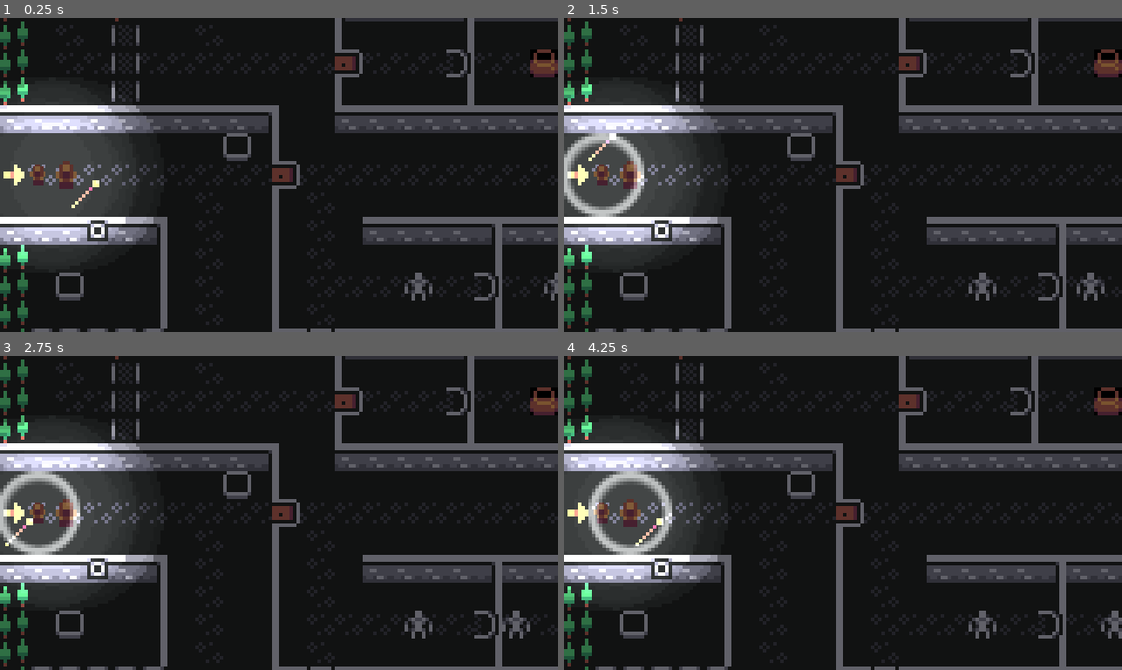
Above: before the commit, frames 1-4 (two rows, left to right).
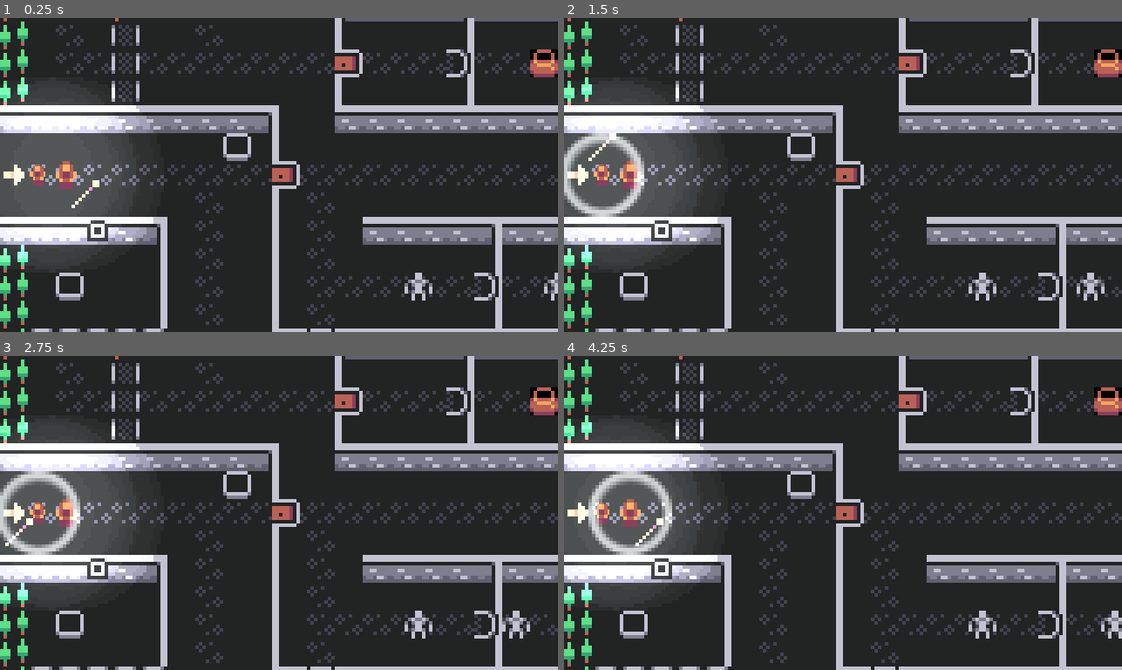
Above: after the commit, the same moments.

Repository: xphere/moonwitches
Game: Godot game, scene res://screens/Main.tscn
Same seed, same stepped clock (60 frames per second), same inputs: the game is played once before the commit and once after it. Before the commit the project starts from res://screens/CameraSetup.tscn.
Inputs:
- Up to frame 1 (0.25 s): no input
- Up to frame 2 (1.5 s): tap Enter (activate_scepter) at 0.5 s; hold G (change_group) 0.53-1.28 s; hold Enter (activate_scepter) 0.53-1.28 s; tap Space (pass_scepter) at 1.35 s
- Up to frame 3 (2.75 s): hold G (change_group) from 2.03 s (still down); hold Enter (activate_scepter) from 2.03 s (still down)
- Up to frame 4 (4.25 s): release Enter (activate_scepter) at 2.78 s; tap Space (pass_scepter) at 2.85 s; release G (change_group) at 3.53 s; hold Enter (activate_scepter) from 3.53 s (still down)

The runs differ from the first frame. In frame 1, 21% of the frame differs, in the area x 0-100%, y 0-100%; in frame 2, 21%; in frame 3, 21%; in frame 4, 21%.

Commit message:
dialog system + autoload

Diff:
--- a/characters/enemy/state/Walking.gd
+++ b/characters/enemy/state/Walking.gd
@@ -8,7 +8,7 @@
 	destination = board["destination"] if board.has("destination") else owner.global_position
 
 
-func update(delta: float, board: Dictionary) -> void:
+func update(_delta: float, _board: Dictionary) -> void:
 	var enemy := owner as Enemy
 
 	var target := enemy.search_target()
--- a/project.godot
+++ b/project.godot
@@ -19,10 +19,20 @@
 "language": "GDScript",
 "path": "res://mechanics/device/Device.gd"
 }, {
+"base": "NinePatchRect",
+"class": "Dialog",
+"language": "GDScript",
+"path": "res://screens/dialog/Dialog.gd"
+}, {
 "base": "KinematicBody2D",
 "class": "Enemy",
 "language": "GDScript",
 "path": "res://characters/enemy/Enemy.gd"
+}, {
+"base": "CanvasItem",
+"class": "Scene",
+"language": "GDScript",
+"path": "res://screens/scene/Scene.gd"
 }, {
 "base": "Node",
 "class": "State",
@@ -37,7 +47,9 @@
 _global_script_class_icons={
 "Behaviour": "",
 "Device": "",
+"Dialog": "",
 "Enemy": "",
+"Scene": "",
 "State": "",
 "StateMachine": ""
 }
@@ -45,8 +57,16 @@
 [application]
 
 config/name="Game-off- 2020"
-run/main_scene="res://screens/CameraSetup.tscn"
+run/main_scene="res://screens/Main.tscn"
 config/icon="res://icon.png"
+
+[autoload]
+
+Game="*res://screens/game/Game.tscn"
+
+[debug]
+
+gdscript/warnings/return_value_discarded=false
 
 [display]
 
--- /dev/null
+++ b/screens/Main.gd
@@ -0,0 +1,5 @@
+extends Node
+
+
+func _ready() -> void:
+	Game.scene.load("res://levels/test/Test.tscn")
--- /dev/null
+++ b/screens/Main.tscn
@@ -0,0 +1,6 @@
+[gd_scene load_steps=2 format=2]
+
+[ext_resource path="res://screens/Main.gd" type="Script" id=1]
+
+[node name="Main" type="Node"]
+script = ExtResource( 1 )
--- /dev/null
+++ b/screens/dialog/Dialog.gd
@@ -0,0 +1,28 @@
+extends NinePatchRect
+class_name Dialog
+
+signal completed();
+
+export(float) var characters_per_second := 6.0
+
+onready var _name := $MarginContainer/HBoxContainer/Name
+onready var _text := $MarginContainer/HBoxContainer/Text
+onready var _animation := $MarginContainer/Outer/Inner/AnimationPlayer
+
+
+func _ready() -> void:
+	if owner:
+		visible = false
+
+
+func text(name: String, text: String, speed: float = 1.0) -> void:
+	_name.text = name
+	_text.text = text
+	_animation.playback_speed = characters_per_second * speed / text.length();
+	_animation.play("Play")
+	visible = true
+
+
+func _on_AnimationPlayer_animation_finished(_anim_name: String) -> void:
+	emit_signal("completed")
+	visible = false
--- /dev/null
+++ b/screens/dialog/Dialog.tscn
@@ -0,0 +1,163 @@
+[gd_scene load_steps=11 format=2]
+
+[ext_resource path="res://assets/LoSumires-2X8l.ttf" type="DynamicFontData" id=1]
+[ext_resource path="res://assets/prototype.png" type="Texture" id=2]
+[ext_resource path="res://screens/dialog/Dialog.gd" type="Script" id=3]
+
+[sub_resource type="AtlasTexture" id=1]
+atlas = ExtResource( 2 )
+region = Rect2( 36, 54, 26, 26 )
+
+[sub_resource type="DynamicFont" id=6]
+outline_size = 1
+outline_color = Color( 0.392157, 0.462745, 0.909804, 1 )
+extra_spacing_bottom = -2
+extra_spacing_char = -1
+extra_spacing_space = -1
+font_data = ExtResource( 1 )
+
+[sub_resource type="DynamicFont" id=7]
+outline_size = 1
+outline_color = Color( 0, 0.223529, 0.52549, 1 )
+extra_spacing_bottom = -2
+extra_spacing_char = -1
+extra_spacing_space = -1
+font_data = ExtResource( 1 )
+
+[sub_resource type="Shader" id=2]
+code = "shader_type canvas_item;
+render_mode blend_mix;
+
+uniform float progress : hint_range(0.0, 1.0) = 0.0;
+uniform float radius : hint_range(0.0, 1.0) = 0.3;
+uniform vec4 background : hint_color;
+
+void fragment() {
+	vec2 vec = UV - vec2(0.5);
+	COLOR.a = step(length(vec), radius);
+	COLOR.rgb = mix(background.rgb, COLOR.rgb, step(180.0 + degrees(atan(-vec.x, vec.y)), 360.0 * progress));
+}"
+
+[sub_resource type="ShaderMaterial" id=3]
+shader = SubResource( 2 )
+shader_param/progress = 1.0
+shader_param/radius = 0.475
+shader_param/background = Color( 1, 1, 1, 1 )
+
+[sub_resource type="ShaderMaterial" id=4]
+shader = SubResource( 2 )
+shader_param/progress = 0.0
+shader_param/radius = 0.4
+shader_param/background = Color( 0, 0.223529, 0.52549, 1 )
+
+[sub_resource type="Animation" id=5]
+resource_name = "Play"
+tracks/0/type = "value"
+tracks/0/path = NodePath(".:material:shader_param/progress")
+tracks/0/interp = 1
+tracks/0/loop_wrap = true
+tracks/0/imported = false
+tracks/0/enabled = true
+tracks/0/keys = {
+"times": PoolRealArray( 0, 1 ),
+"transitions": PoolRealArray( 1, 1 ),
+"update": 0,
+"values": [ 0.0, 1.0 ]
+}
+
+[node name="Dialog" type="NinePatchRect"]
+anchor_left = 0.5
+anchor_top = 1.0
+anchor_right = 0.5
+anchor_bottom = 1.0
+margin_left = -160.0
+margin_top = -50.0
+margin_right = 160.0
+rect_min_size = Vector2( 320, 50 )
+rect_clip_content = true
+texture = SubResource( 1 )
+region_rect = Rect2( 0, 0, 26, 26 )
+patch_margin_left = 9
+patch_margin_top = 16
+patch_margin_right = 9
+patch_margin_bottom = 9
+axis_stretch_horizontal = 2
+axis_stretch_vertical = 2
+script = ExtResource( 3 )
+__meta__ = {
+"_edit_use_anchors_": false
+}
+
+[node name="MarginContainer" type="Control" parent="."]
+anchor_right = 1.0
+anchor_bottom = 1.0
+margin_left = 6.0
+margin_top = 2.0
+margin_right = -4.0
+margin_bottom = -4.0
+__meta__ = {
+"_edit_use_anchors_": false
+}
+
+[node name="HBoxContainer" type="VBoxContainer" parent="MarginContainer"]
+anchor_right = 1.0
+anchor_bottom = 1.0
+custom_constants/separation = 0
+__meta__ = {
+"_edit_use_anchors_": false
+}
+
+[node name="Name" type="Label" parent="MarginContainer/HBoxContainer"]
+margin_right = 310.0
+margin_bottom = 14.0
+rect_min_size = Vector2( 0, 14 )
+custom_fonts/font = SubResource( 6 )
+text = "Actor"
+__meta__ = {
+"_edit_use_anchors_": false
+}
+
+[node name="Text" type="Label" parent="MarginContainer/HBoxContainer"]
+margin_top = 14.0
+margin_right = 310.0
+margin_bottom = 26.0
+custom_fonts/font = SubResource( 7 )
+text = "Dialog"
+autowrap = true
+__meta__ = {
+"_edit_use_anchors_": false
+}
+
+[node name="Outer" type="ColorRect" parent="MarginContainer"]
+material = SubResource( 3 )
+anchor_left = 1.0
+anchor_top = 1.0
+anchor_right = 1.0
+anchor_bottom = 1.0
+margin_left = -10.0
+margin_top = -10.0
+rect_min_size = Vector2( 10, 10 )
+color = Color( 0.760784, 0.760784, 0.819608, 1 )
+__meta__ = {
+"_edit_use_anchors_": false
+}
+
+[node name="Inner" type="ColorRect" parent="MarginContainer/Outer"]
+material = SubResource( 4 )
+anchor_left = 0.5
+anchor_top = 0.5
+anchor_right = 0.5
+anchor_bottom = 0.5
+margin_left = -5.0
+margin_top = -5.0
+margin_right = 5.0
+margin_bottom = 5.0
+rect_min_size = Vector2( 10, 10 )
+color = Color( 0.384314, 0.454902, 0.894118, 1 )
+__meta__ = {
+"_edit_use_anchors_": false
+}
+
+[node name="AnimationPlayer" type="AnimationPlayer" parent="MarginContainer/Outer/Inner"]
+anims/Play = SubResource( 5 )
+[connection signal="animation_finished" from="MarginContainer/Outer/Inner/AnimationPlayer" to="." method="_on_AnimationPlayer_animation_finished"]
--- /dev/null
+++ b/screens/game/Game.gd
@@ -0,0 +1,23 @@
+extends Control
+
+signal paused();
+signal unpaused();
+
+var _pause_state := 0
+
+onready var dialog : Dialog = $Dialog
+onready var scene : Scene = $Scene
+
+
+func pause() -> void:
+	_pause_state += 1
+	if _pause_state == 1:
+		emit_signal("paused")
+		get_tree().paused = true
+
+
+func unpause() -> void:
+	_pause_state -= 1
+	if _pause_state == 0:
+		emit_signal("unpaused")
+		get_tree().paused = false
--- /dev/null
+++ b/screens/game/Game.tscn
@@ -0,0 +1,19 @@
+[gd_scene load_steps=4 format=2]
+
+[ext_resource path="res://screens/scene/Scene.tscn" type="PackedScene" id=1]
+[ext_resource path="res://screens/dialog/Dialog.tscn" type="PackedScene" id=2]
+[ext_resource path="res://screens/game/Game.gd" type="Script" id=3]
+
+[node name="Game" type="Control"]
+pause_mode = 2
+anchor_right = 1.0
+anchor_bottom = 1.0
+script = ExtResource( 3 )
+__meta__ = {
+"_edit_use_anchors_": false
+}
+
+[node name="Scene" parent="." instance=ExtResource( 1 )]
+pause_mode = 1
+
+[node name="Dialog" parent="." instance=ExtResource( 2 )]
--- /dev/null
+++ b/screens/scene/CustomScene.gd
@@ -0,0 +1,76 @@
+extends Scene
+
+onready var mentor_viewport := $"Viewport#Mentor"
+onready var mentor_camera := mentor_viewport.get_node("Camera")
+onready var pupil_viewport := $"Viewport#Pupil"
+onready var pupil_camera := pupil_viewport.get_node("Camera")
+
+var mentor : Node2D
+var pupil : Node2D
+var current_scene : Node
+
+
+func _ready() -> void:
+	set_process(false)
+	var world_2d = mentor_viewport.world_2d
+	pupil_viewport.world_2d = world_2d
+	material.set_shader_param('pupil_view', pupil_viewport.get_texture())
+	connect("load_started", self, "_on_load_started")
+	connect("scene_created", self, "_on_scene_created")
+
+
+func _on_load_started() -> void:
+	Game.pause()
+	set_process(false)
+	mentor = null
+	pupil = null
+	if current_scene:
+		current_scene.queue_free()
+
+
+func _on_scene_created(scene: Node) -> void:
+	current_scene = scene
+	mentor_viewport.add_child(scene)
+
+	mentor = scene.find_node("Mentor")
+	pupil = scene.find_node("Pupil")
+
+	set_camera_limits(scene.get_map_limits())
+
+	set_process(true)
+	Game.unpause()
+
+
+func _process(_delta: float) -> void:
+	var mentor_position := mentor.global_position
+	var pupil_position := pupil.global_position
+
+	var split_distance := min(mentor_viewport.size.x, mentor_viewport.size.y) / 3.0
+	var difference := pupil_position - mentor_position
+
+	var clamped_difference := difference.clamped(split_distance)
+	mentor_camera.position = mentor_position + 0.5 * clamped_difference
+	pupil_camera.position = pupil_position - 0.5 * clamped_difference
+
+	var should_split := difference.length() > split_distance
+	material.set_shader_param('split', should_split)
+	if should_split:
+		material.set_shader_param('mentor_position', _screen_position(mentor_viewport, mentor))
+		material.set_shader_param('pupil_position', _screen_position(pupil_viewport, pupil))
+		material.set_shader_param('viewport_size', mentor_viewport.size)
+
+
+func set_camera_limits(rect: Rect2) -> void:
+	_set_camera_limits(mentor_camera, rect)
+	_set_camera_limits(pupil_camera, rect)
+
+
+func _set_camera_limits(camera: Camera2D, rect: Rect2) -> void:
+	camera.limit_left = int(rect.position.x)
+	camera.limit_right = int(rect.end.x)
+	camera.limit_top = int(rect.position.y)
+	camera.limit_bottom = int(rect.end.y)
+
+
+func _screen_position(viewport: Viewport, item: CanvasItem) -> Vector2:
+	return (viewport.canvas_transform * item.get_global_transform()).origin / viewport.size
--- /dev/null
+++ b/screens/scene/Scene.gd
@@ -0,0 +1,14 @@
+extends CanvasItem
+class_name Scene
+
+signal load_started();
+signal load_finished();
+signal scene_created(scene);
+
+
+func load(path: String) -> void:
+	emit_signal("load_started")
+	var packedScene := ResourceLoader.load(path, "PackedScene") as PackedScene
+	emit_signal("load_finished")
+	var instance := packedScene.instance()
+	emit_signal("scene_created", instance)
--- a/screens/CameraSetup.tscn
+++ b/screens/scene/Scene.tscn
@@ -1,6 +1,6 @@
-[gd_scene load_steps=5 format=2]
+[gd_scene load_steps=4 format=2]
 
-[ext_resource path="res://levels/test/Test.tscn" type="PackedScene" id=1]
+[ext_resource path="res://screens/scene/CustomScene.gd" type="Script" id=1]
 
 [sub_resource type="Shader" id=1]
 code = "shader_type canvas_item;
@@ -61,75 +61,15 @@
 shader_param/split = null
 shader_param/force = -1.0
 
-[sub_resource type="GDScript" id=3]
-script/source = "extends CanvasItem
-
-export(PackedScene) var scene
-
-var mentor : Node2D
-var pupil : Node2D
-
-onready var mentor_viewport := $\"Viewport#Mentor\"
-onready var mentor_camera := mentor_viewport.get_node(\"Camera\")
-onready var pupil_viewport := $\"Viewport#Pupil\"
-onready var pupil_camera := pupil_viewport.get_node(\"Camera\")
-
-
-func _ready() -> void:
-	var world_2d = mentor_viewport.world_2d
-	pupil_viewport.world_2d = world_2d
-	material.set_shader_param('pupil_view', pupil_viewport.get_texture())
-
-	var instance : Node = scene.instance()
-	mentor_viewport.add_child(instance)
-	mentor = instance.find_node(\"Mentor\")
-	pupil = instance.find_node(\"Pupil\")
-
-	var rect : Rect2 = instance.get_map_limits()
-	mentor_camera.limit_left = rect.position.x
-	mentor_camera.limit_right = rect.end.x
-	mentor_camera.limit_top = rect.position.y
-	mentor_camera.limit_bottom = rect.end.y
-
-	pupil_camera.limit_left = rect.position.x
-	pupil_camera.limit_right = rect.end.x
-	pupil_camera.limit_top = rect.position.y
-	pupil_camera.limit_bottom = rect.end.y
-
-
-func _process(_delta: float) -> void:
-	var mentor_position := mentor.global_position
-	var pupil_position := pupil.global_position
-
-	var split_distance := min(mentor_viewport.size.x, mentor_viewport.size.y) / 3.0
-	var difference := pupil_position - mentor_position
-
-	var clamped_difference := difference.clamped(split_distance)
-	mentor_camera.position = mentor_position + 0.5 * clamped_difference
-	pupil_camera.position = pupil_position - 0.5 * clamped_difference
-
-	var should_split := difference.length() > split_distance
-	material.set_shader_param('split', should_split)
-	if should_split:
-		material.set_shader_param('mentor_position', screen_position(mentor_viewport, mentor))
-		material.set_shader_param('pupil_position', screen_position(pupil_viewport, pupil))
-		material.set_shader_param('viewport_size', mentor_viewport.size)
-
-
-func screen_position(viewport: Viewport, item: CanvasItem) -> Vector2:
-	return (viewport.canvas_transform * item.get_global_transform()).origin / viewport.size
-"
-
-[node name="Screen" type="ViewportContainer"]
+[node name="Scene" type="ViewportContainer"]
 material = SubResource( 2 )
 anchor_right = 1.0
 anchor_bottom = 1.0
 mouse_filter = 2
-script = SubResource( 3 )
+script = ExtResource( 1 )
 __meta__ = {
 "_edit_use_anchors_": false
 }
-scene = ExtResource( 1 )
 
 [node name="Viewport#Pupil" type="Viewport" parent="."]
 size = Vector2( 320, 180 )
@@ -141,9 +81,6 @@
 __meta__ = {
 "_editor_description_": ""
 }
-
-[node name="CanvasModulate" type="CanvasModulate" parent="Viewport#Pupil"]
-color = Color( 0.501961, 0.501961, 0.501961, 1 )
 
 [node name="Camera" type="Camera2D" parent="Viewport#Pupil"]
 current = true
Binary file changed: assets/prototype.png
